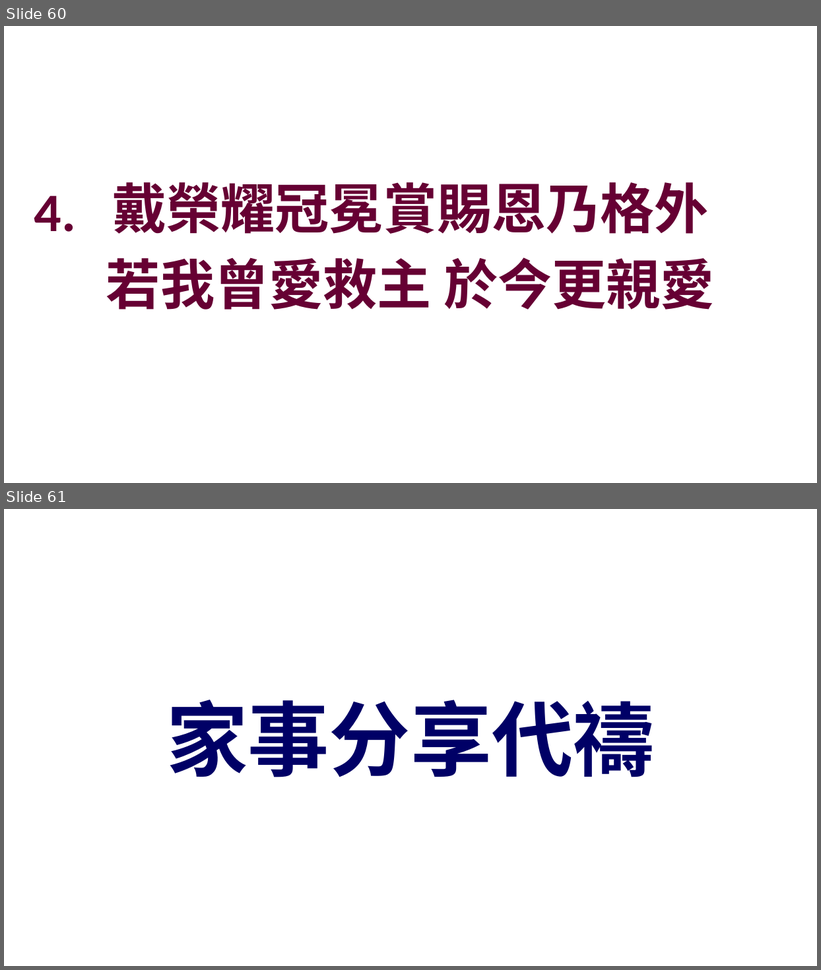
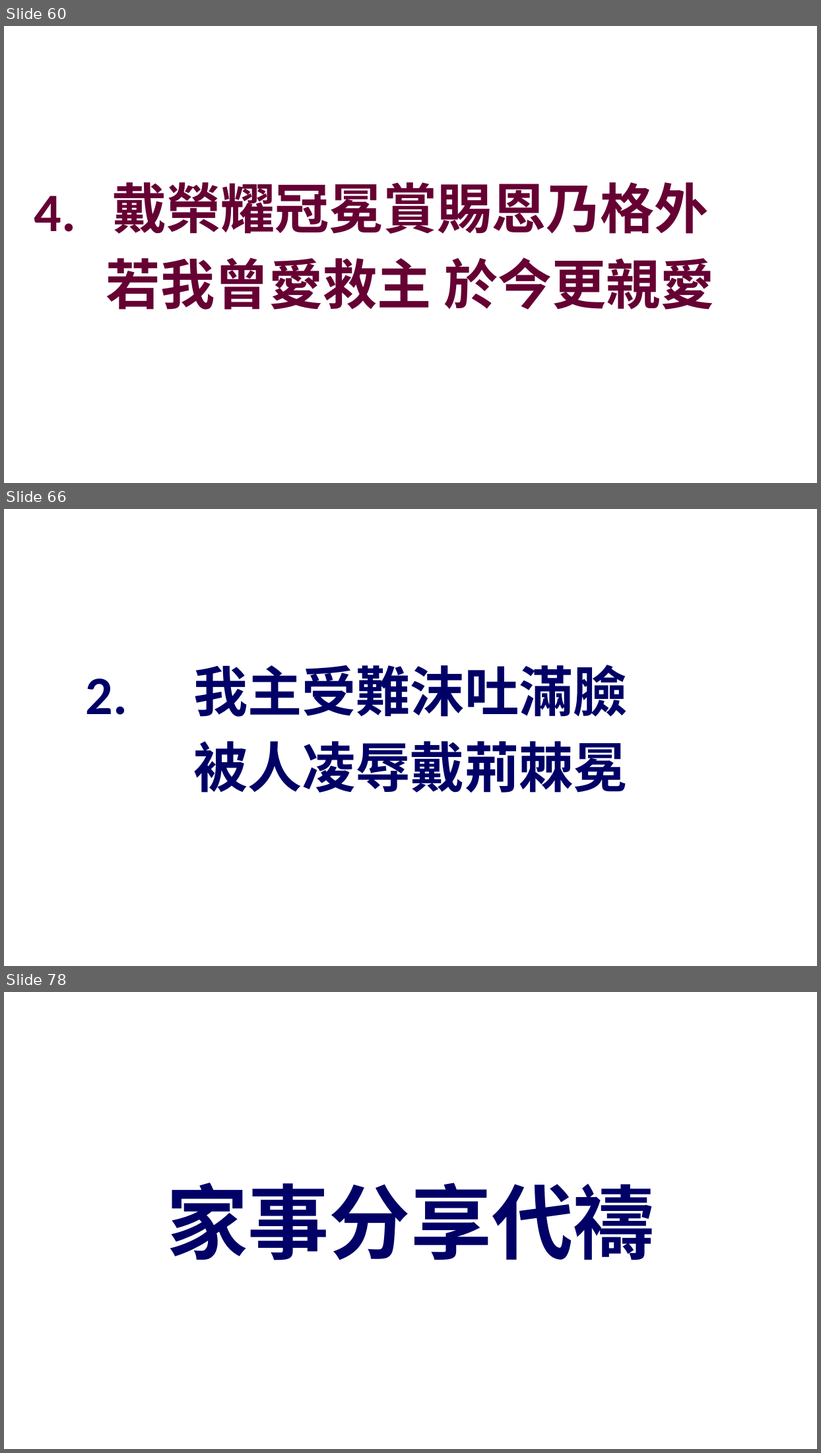
Before and after one commit to batisuoc/other-ppts, a slide deck: 崇拜流程_聖餐禮version.pptx. Shown one above the other, each under a label of ours: slides 60 and 61 before the commit, slides 60, 66 and 78 after it; the slides between them are not shown. The pictures are 821x970 and 821x1453 pixels, drawn with LibreOffice and Linux fonts; fonts in the diff are those of the drawing; background and template pictures are left out. Boxes give left, top, right and bottom in pixels: in the first picture for what was removed or moved away, otherwise in the second. Text is boxed around its words. In the diff, an @@ line names an element or a change of style, - is before the commit and + after.

```diff
--- a/崇拜流程_聖餐禮version.pptx
+++ b/崇拜流程_聖餐禮version.pptx
@@ slide 66 added at (4,509,817,966), background picture (left out) @@
@@ text added at (193,665,627,793), 48 pt, text #000066, bold @@
+我主受難沫吐滿臉
+被人凌辱戴荊棘冕
@@ text added at (86,679,127,715), 48 pt, text #000066, bold @@
+2.
@@ what was slide 61 is now slide 78 @@
```
Also in this commit, not shown: 16 other slides added.
